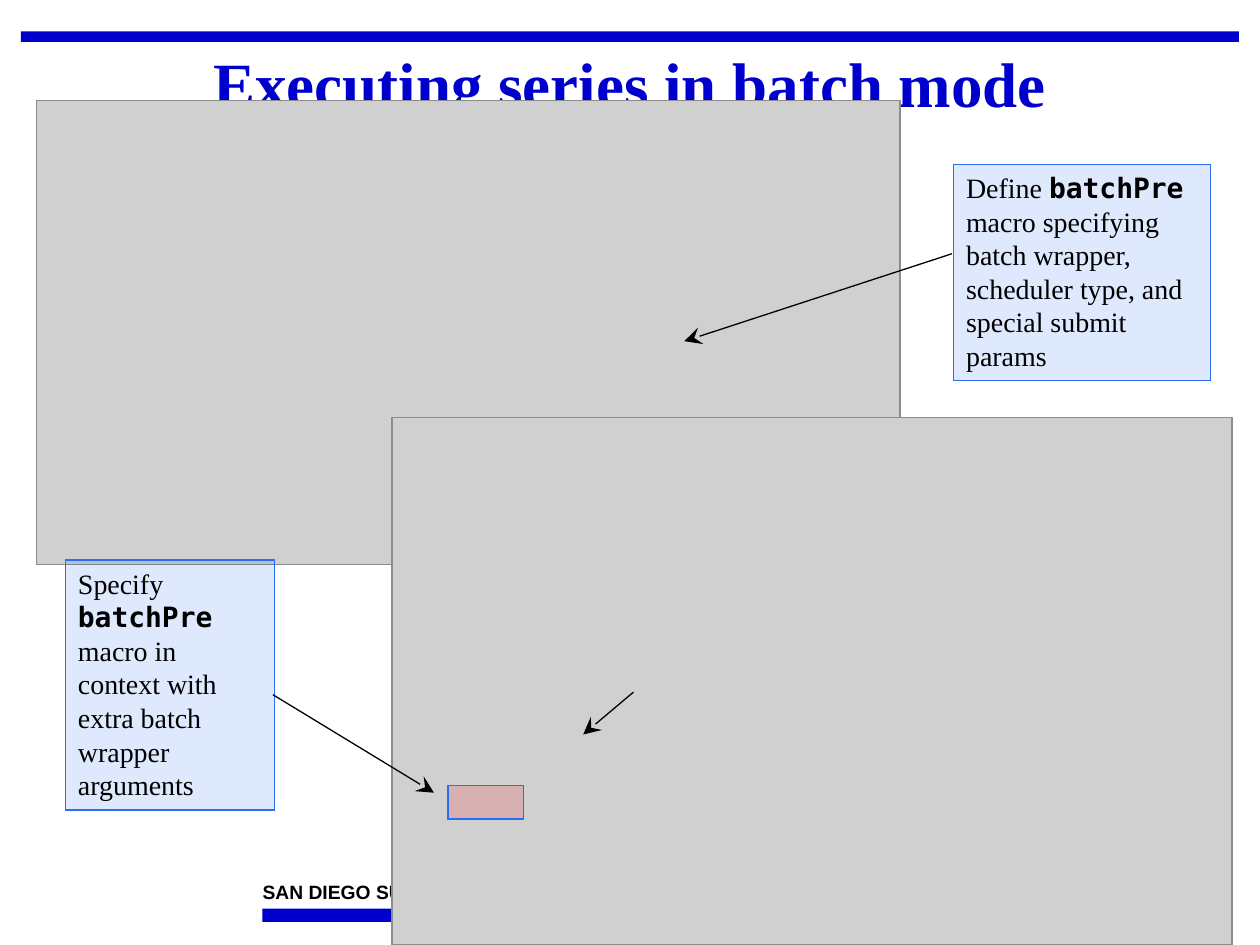
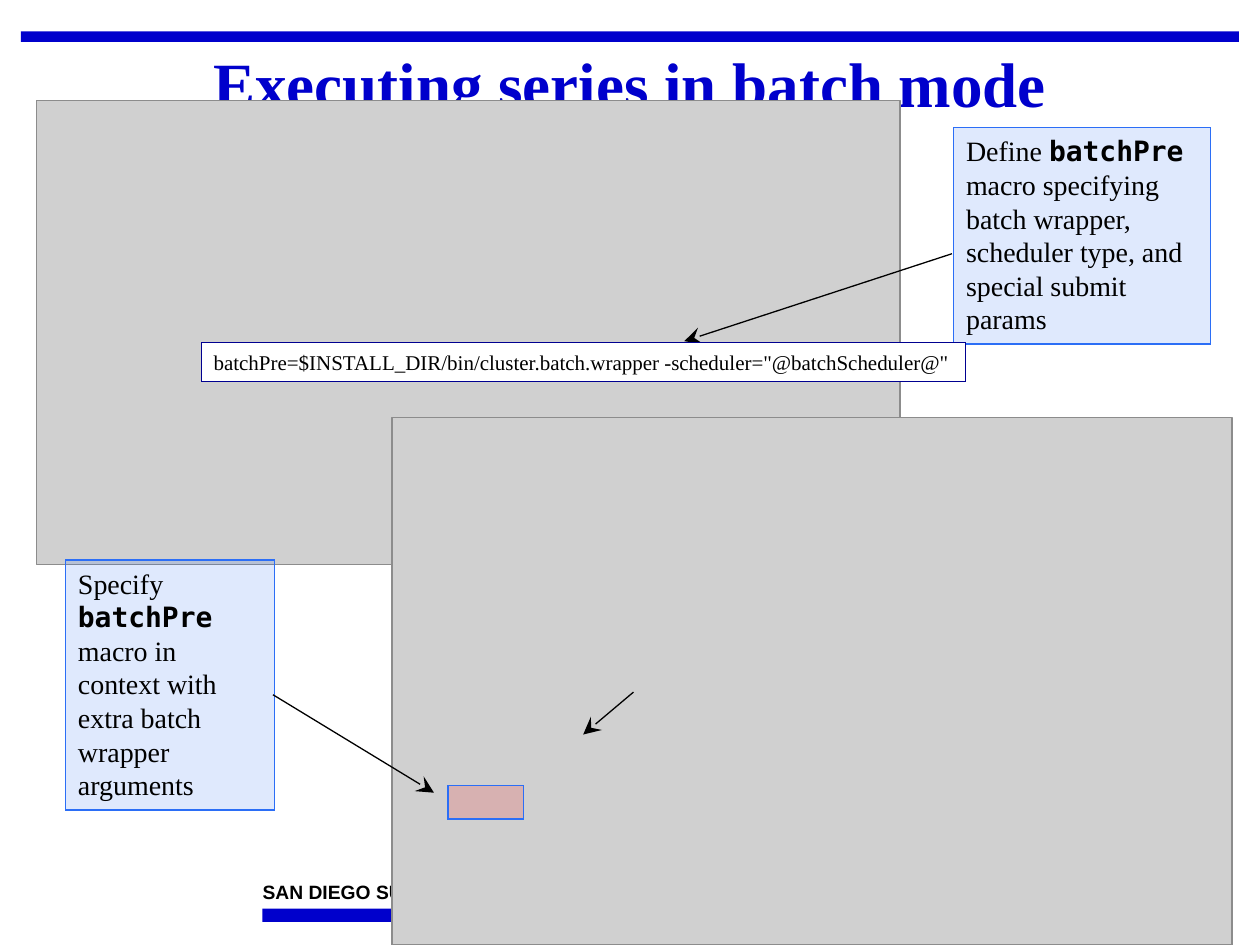
Before and after one commit to IncaProject/inca-xsede, a slide deck: slide 17 of talks/2010/2010workshop/incat.pptx. Drawn at 1260x945 pixels with LibreOffice and Linux fonts; fonts in the diff are those of the drawing; grey boxes stand for pictures; background and template pictures are left out. Boxes give left, top, right and bottom in pixels: in the first picture for what was removed or moved away, otherwise in the second. Text is boxed around its words. In the diff, an @@ line names an element or a change of style, - is before the commit and + after.

```diff
--- a/talks/2010/2010workshop/incat.pptx
+++ b/talks/2010/2010workshop/incat.pptx
@@ rectangle "Define batchPre macro specifying batch ...": place and size @@
-rectangle "Define batchPre macro specifying batch ..." at bbox=[954, 165, 1211, 382]
+rectangle "Define batchPre macro specifying batch ..." at bbox=[954, 127, 1211, 344]
@@ rectangle added at bbox=[202, 343, 966, 381], fill #FFFFFF, outline #000090 0.75 pt, 12 pt, text #000000 @@
+batchPre=$INSTALL_DIR/bin/cluster.batch.wrapper -scheduler="@batchScheduler@"
```
Also in this commit, not shown: 1 other slide changed, 1 other file.
